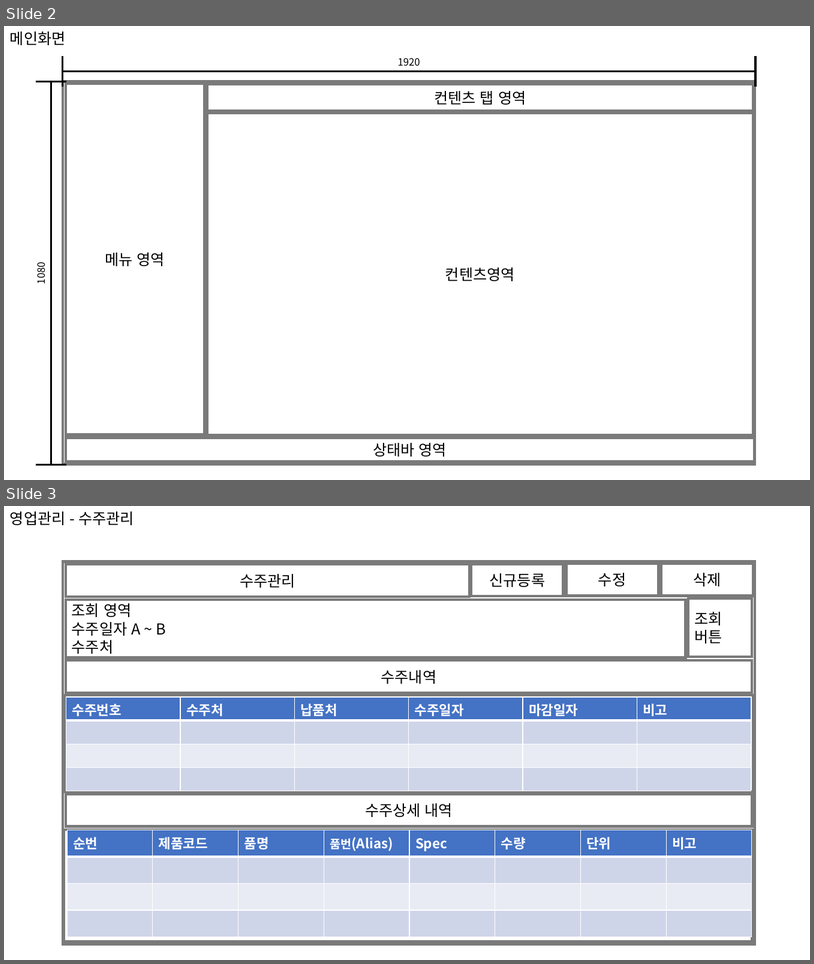
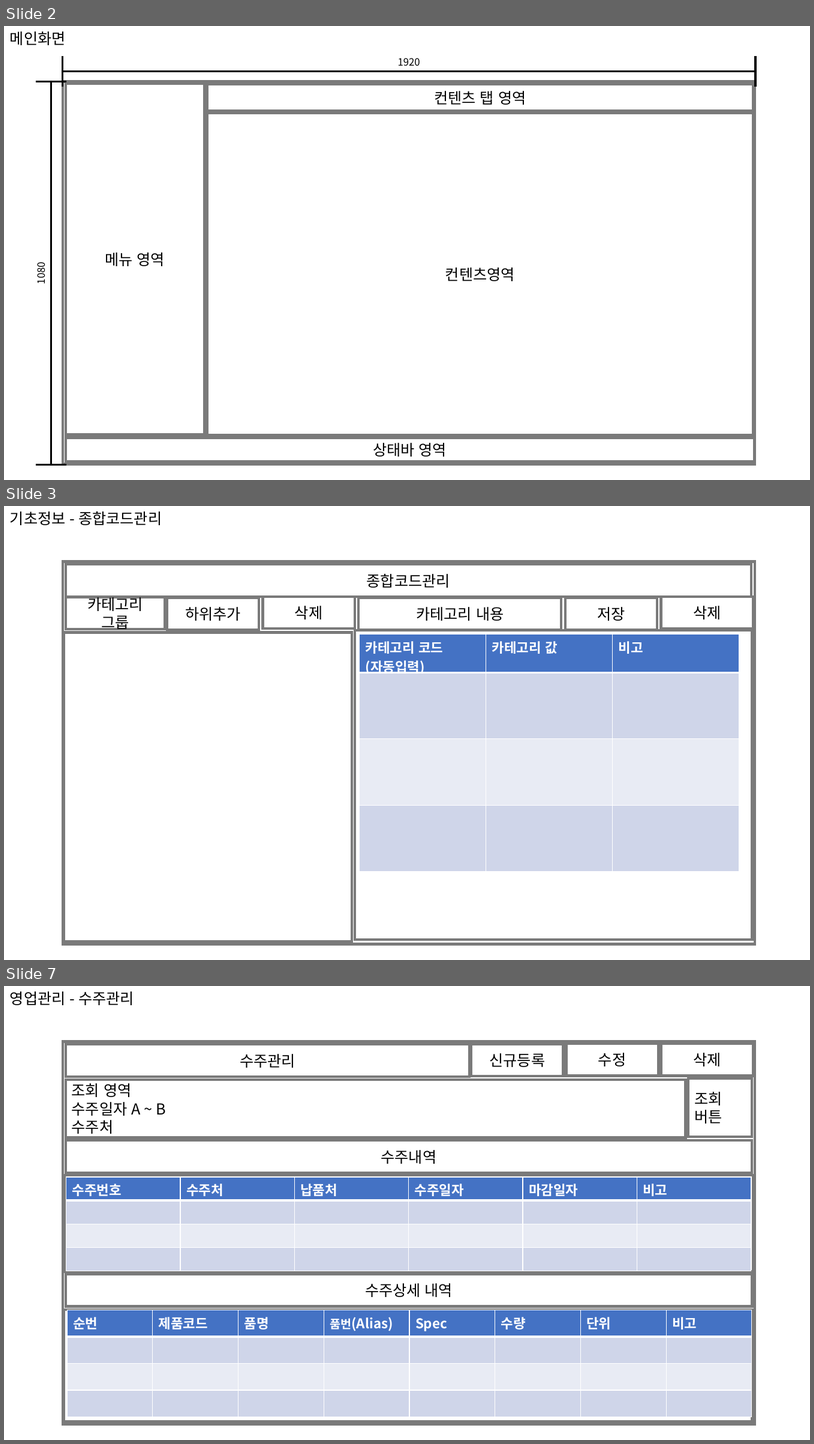
Before and after one commit to QYnote/MES, a slide deck: 00. 설계/UI 설계.pptx. Shown one above the other, each under a label of ours: slides 2 and 3 before the commit, slides 2, 3 and 7 after it; the slides between them are not shown. The pictures are 814x964 and 814x1444 pixels, drawn with LibreOffice and Linux fonts; fonts in the diff are those of the drawing. Boxes give left, top, right and bottom in pixels: in the first picture for what was removed or moved away, otherwise in the second. Text is boxed around its words. In the diff, an @@ line names an element or a change of style, - is before the commit and + after.

Commit message:
2022-05-05 Update01 1. Table Info_CategoryGroup 추가 2. UI설계 : 기초정보 추가, 실적등록 수정 3. 개발프로세스 : 진행사항 작성 4. UI작업 : 종합코드관리, 거래처정보관리, 자재정보관리 5. POP_Product0,1,2 -> POP_Product 통합 6. Main화면 신규화면 연동

```diff
--- a/00. 설계/UI 설계.pptx
+++ b/00. 설계/UI 설계.pptx
@@ slide 3 added at [4, 506, 810, 960], background #FFFFFF @@
@@ text added at [10, 511, 162, 525], 18 pt, text #000000 @@
+기초정보 - 종합코드관리
@@ rectangle added at [63, 562, 755, 944], outline #7A7A7A 3 pt @@
@@ rectangle added at [66, 564, 752, 596], outline #7A7A7A 3 pt, 18 pt, text #000000 @@
+종합코드관리
@@ rectangle added at [66, 597, 165, 630], outline #7A7A7A 3 pt, 18 pt, text #000000 @@
+카테고리 그룹
@@ rectangle added at [167, 598, 259, 630], outline #7A7A7A 3 pt, 18 pt, text #000000 @@
+하위추가
@@ rectangle added at [263, 597, 355, 629], outline #7A7A7A 3 pt, 18 pt, text #000000 @@
+삭제
@@ rectangle added at [359, 598, 562, 630], outline #7A7A7A 3 pt, 18 pt, text #000000 @@
+카테고리 내용
@@ rectangle added at [566, 598, 657, 630], outline #7A7A7A 3 pt, 18 pt, text #000000 @@
+저장
@@ rectangle added at [662, 597, 753, 629], outline #7A7A7A 3 pt, 18 pt, text #000000 @@
+삭제
@@ rectangle added at [355, 631, 752, 939], outline #7A7A7A 3 pt @@
@@ rectangle added at [64, 633, 353, 941], outline #7A7A7A 3 pt @@
@@ table added at [360, 634, 739, 871], 4 rows, 3 columns @@
+카테고리 코드(자동입력) | 카테고리 값 | 비고
+ |  | 
+ |  | 
+ |  | 
@@ what was slide 3 is now slide 7 @@
```
Also in this commit, not shown: 2 slides changed, 6 other slides added, 19 other files.
